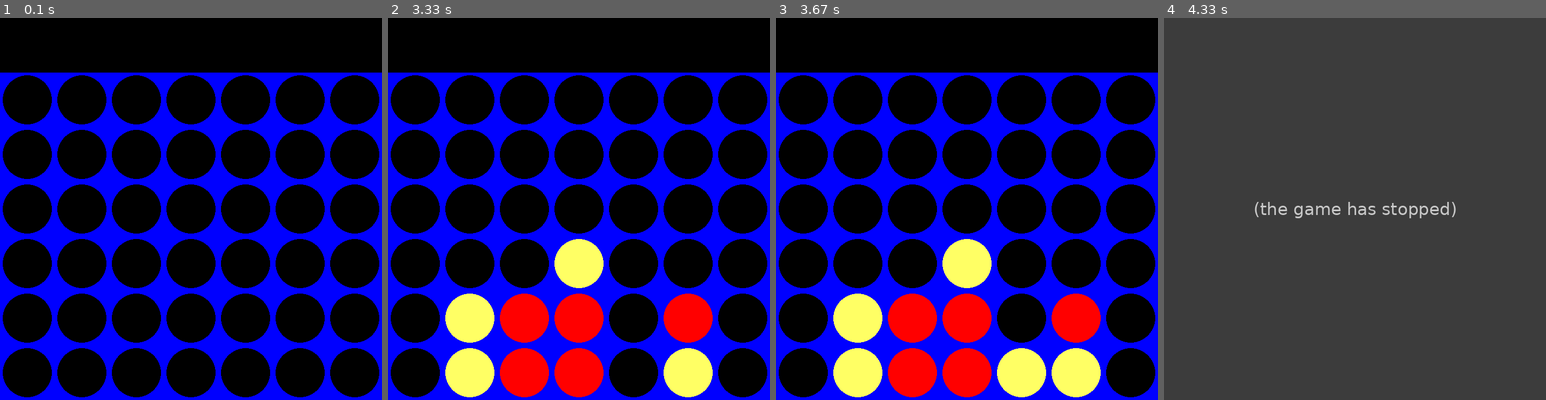
Above: before the commit, frames 1-4 (left to right).
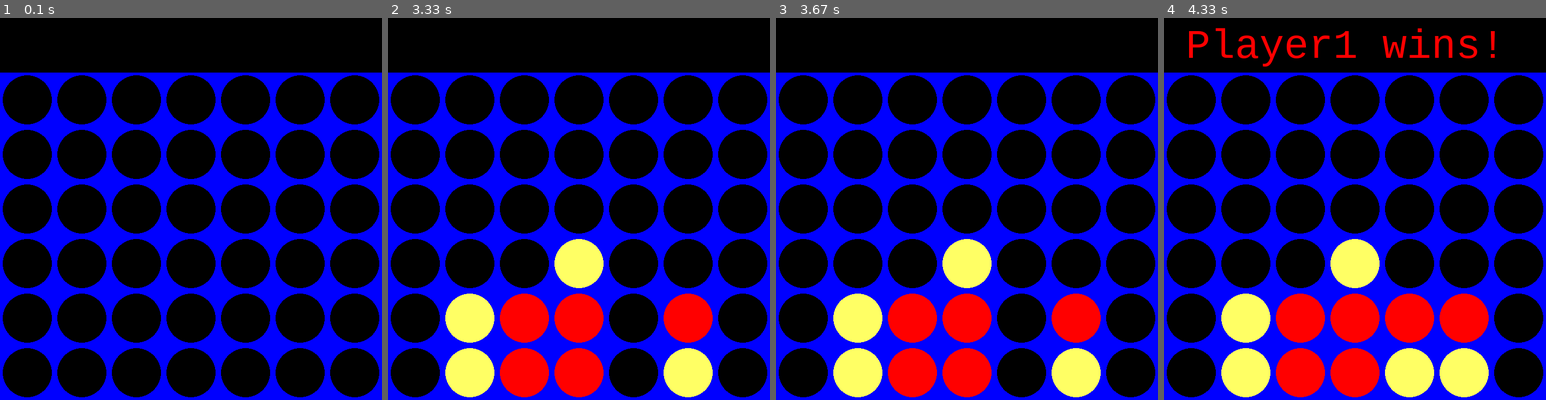
Above: after the commit, the same moments.

Repository: nada-ali1711/Connect4-game
Game: pygame game, started from main.py
Same seed, same stepped clock (60 frames per second), same inputs: the game is played once before the commit and once after it.
Inputs (mouse positions are in pixels of both pictures, inside the frame that each line leads up to):
- Up to frame 1 (0.1 s): no input
- Up to frame 2 (3.33 s): click (579, 209) at 0.38 s; click (460, 296) at 0.75 s; click (586, 79) at 1.1 s; click (579, 254) at 1.45 s; click (517, 82) at 1.82 s; click (697, 201) at 2.18 s; click (712, 285) at 2.55 s; click (487, 277) at 2.92 s; click (521, 319) at 3.28 s
- Up to frame 3 (3.67 s): click (1047, 159) at 3.65 s
- Up to frame 4 (4.33 s): press the mouse at (1435, 159) at 3.93 s; move the mouse to (1454, 231) at 4.03 s; release the mouse at (1473, 300) at 4.17 s

Frames 1-2 are identical in both runs. In frame 3, 1.3% of the frame differs, in the area x 57-71%, y 86-100%; in frame 4, 100%, in the area x 0-100%, y 0-100%.
Before the commit the program exited at 3.95 s; later frames show no game.

Commit message:
Update main.py

Diff:
--- a/main.py
+++ b/main.py
@@ -90,10 +90,22 @@
 draw_board(board)
 pygame.display.update()
 
+font = pygame.font.SysFont("monospace", 75)
+
 while not game_over:
     for event in pygame.event.get():
+        pygame.draw.rect(screen, BLACK, (0, 0, width, SQUARESIZE))
         if event.type == pygame.QUIT:
             sys.exit()
+
+        if event.type == pygame.MOUSEMOTION:
+            pygame.draw.rect(screen, BLACK, (0,0,width,SQUARESIZE))
+            posx = event.pos[0]
+            if turn==0:
+                pygame.draw.circle(screen, RED, (posx, int(SQUARESIZE / 2)), RADIUS)
+            else:
+                pygame.draw.circle(screen, YELLOW, (posx, int(SQUARESIZE / 2)), RADIUS)
+        pygame.display.update()
 
         if event.type == pygame.MOUSEBUTTONDOWN:
 
@@ -113,7 +125,8 @@
                     # check if player 1 wins
 
                     if winning_game(board,1):
-                        print("PLAYER 1 WINS !")
+                        label = font.render("Player1 wins!",1, RED)
+                        screen.blit(label,(40,10))
                         game_over=True
 
 
@@ -128,12 +141,15 @@
 
                     #check if player 2 wins
 
-                    if winning_game(board,1):
-                        print("PLAYER 2 WINS !")
-                        game_over=True
+                    if winning_game(board,2):
+                        label = font.render("Player2 wins!", 2, YELLOW)
+                        screen.blit(label, (40, 10))
+                        game_over = True
 #board=creat_board()
             draw_board(board)
             print_board(board)
 
             turn += 1
             turn = turn % 2
+            if game_over:
+                pygame.time.wait(3000)
